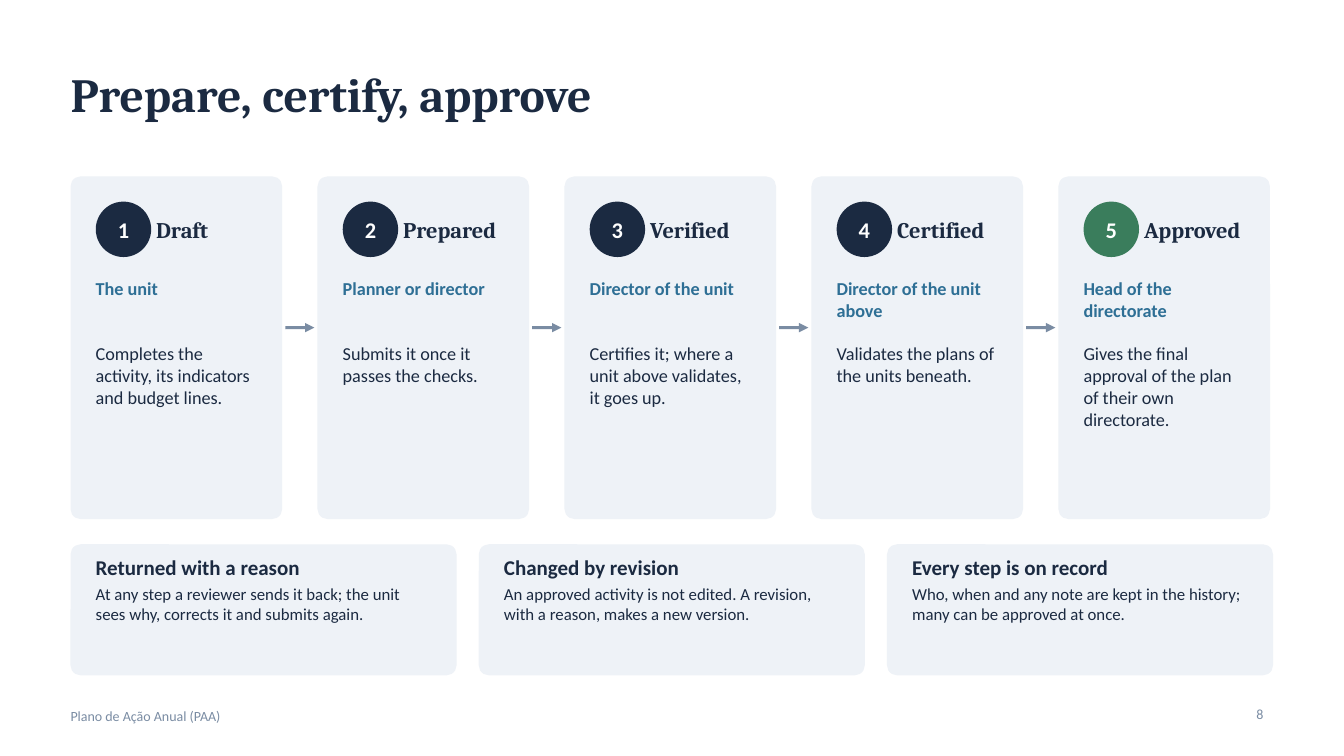
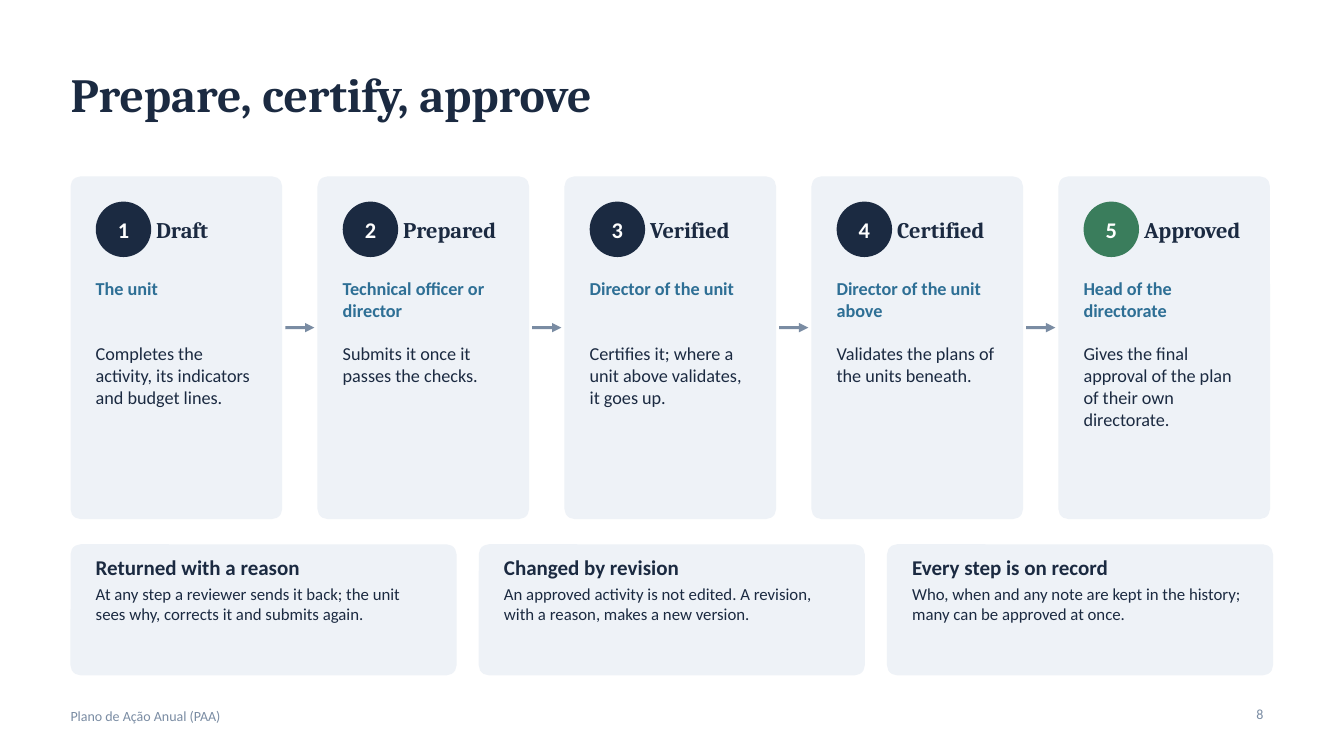
Before and after one commit to gokugohan/Sistema-de-Planeamento-Anual-e-Orsamento, a slide deck: slide 8 of docs/Sistema-PAA-apresentacao-v5.pptx. Drawn at 1344x756 pixels with LibreOffice and Linux fonts; fonts in the diff are those of the drawing. Boxes give left, top, right and bottom in pixels: in the first picture for what was removed or moved away, otherwise in the second. Text is boxed around its words. In the diff, an @@ line names an element or a change of style, - is before the commit and + after.

```diff
--- a/docs/Sistema-PAA-apresentacao-v5.pptx
+++ b/docs/Sistema-PAA-apresentacao-v5.pptx
@@ text at <box>343,282,484,317</box>: text changed @@
-Planner or director
+Technical officer or director
```
Also in this commit, not shown: 4 other slides changed, 24 other files.
